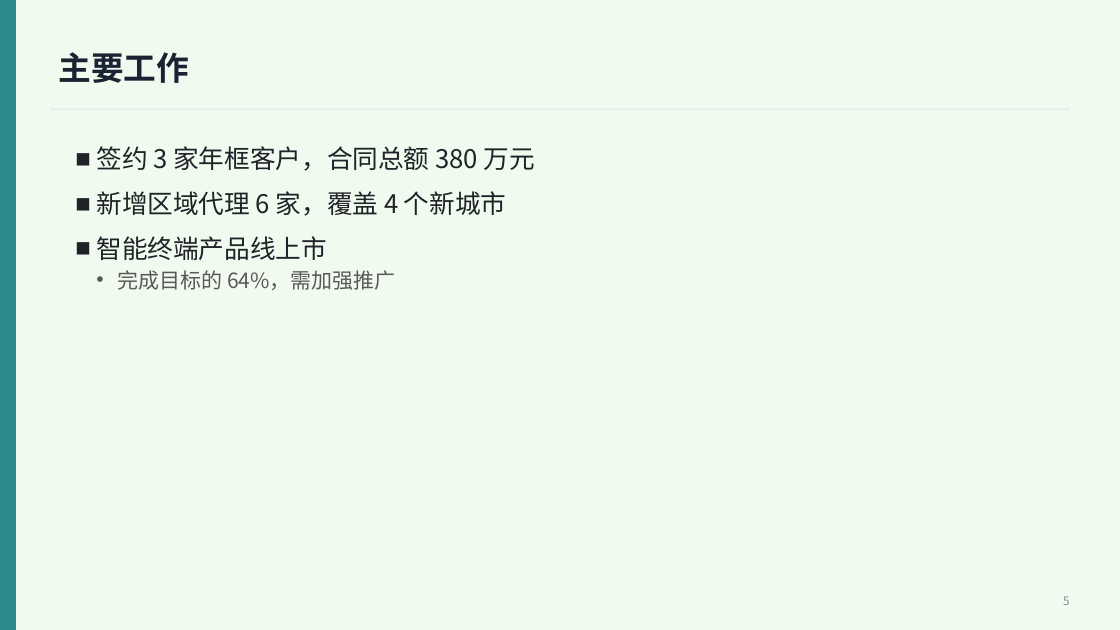
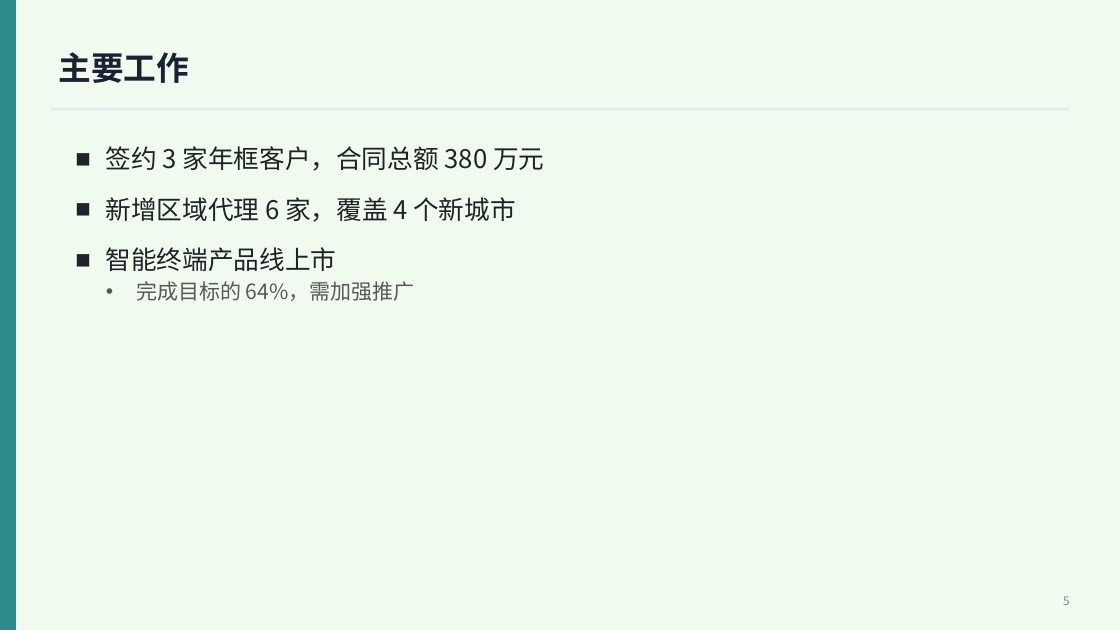
Before and after one commit to xunova1121/-, a slide deck: slide 5 of docs/samples/经营汇报.pptx. Drawn at 1120x630 pixels with LibreOffice and Linux fonts; fonts in the diff are those of the drawing. Boxes give left, top, right and bottom in pixels: in the first picture for what was removed or moved away, otherwise in the second. Text is boxed around its words. In the diff, an @@ line names an element or a change of style, - is before the commit and + after.

```diff
--- a/docs/samples/经营汇报.pptx
+++ b/docs/samples/经营汇报.pptx
@@ text "签约 3 家年框客户，合同总额 380 万元" at [106, 146, 544, 301]: indent changed; more space between paragraphs @@
```
Also in this commit, not shown: 2 other slides changed, 9 other files.
